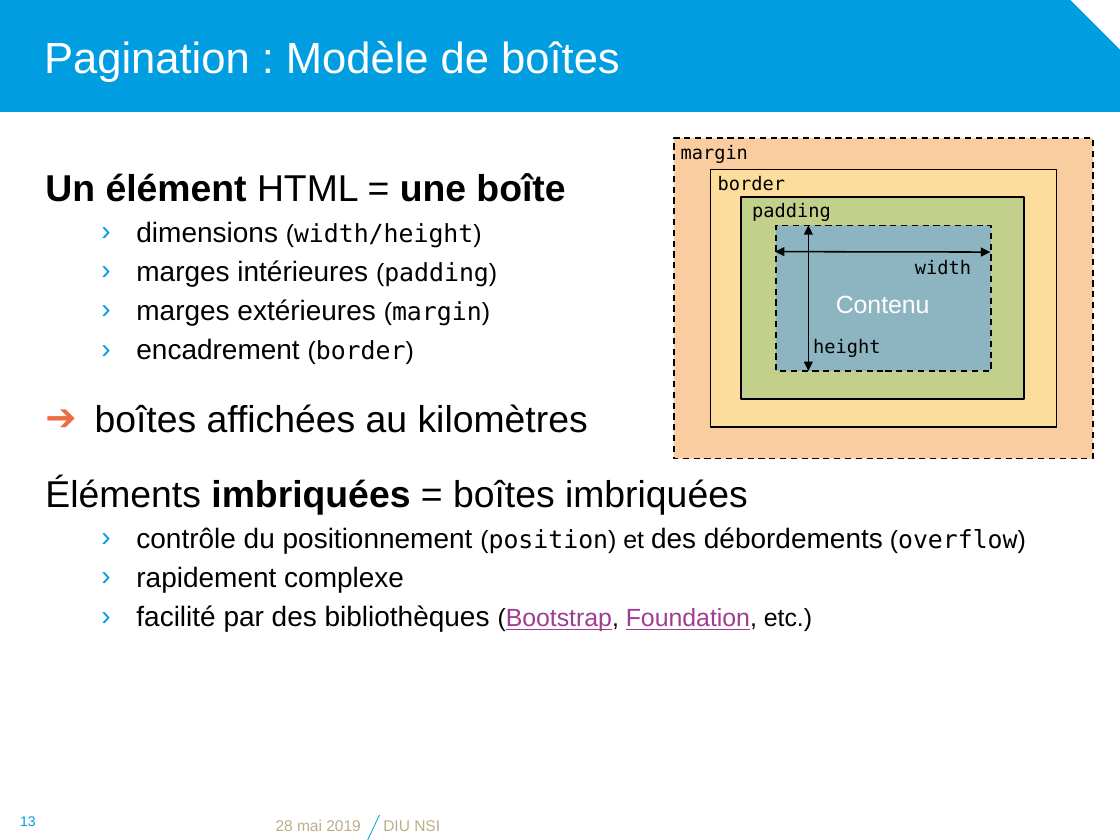
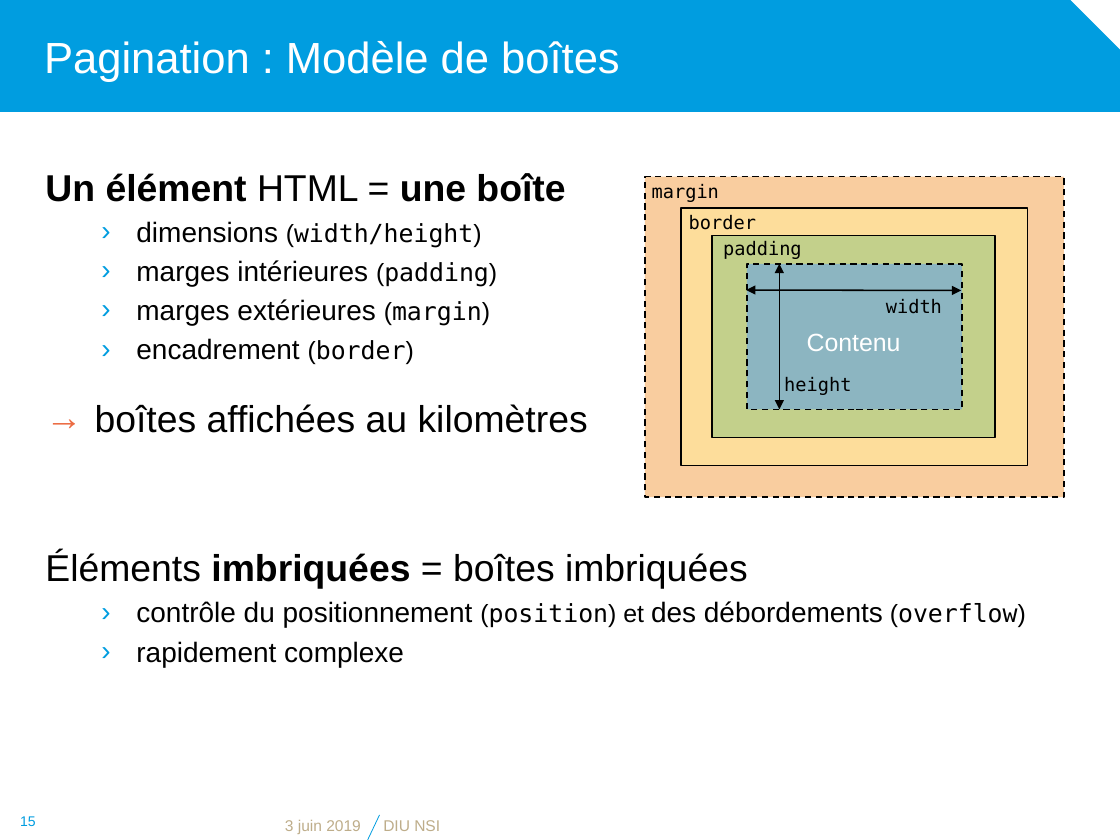
Before and after one commit to diu-uf-bordeaux/bloc1, a slide deck: slide 15 of web/3-CSS/css.pptx (slide 13 before the commit). Drawn at 1120x840 pixels with LibreOffice and Linux fonts; fonts in the diff are those of the drawing; background and template pictures are left out. Boxes give left, top, right and bottom in pixels: in the first picture for what was removed or moved away, otherwise in the second. Text is boxed around its words. In the diff, an @@ line names an element or a change of style, - is before the commit and + after.

```diff
--- a/web/3-CSS/css.pptx
+++ b/web/3-CSS/css.pptx
@@ 6 texts, 4 rectangles, 2 double arrows: place and size @@
-6 texts, 4 rectangles, 2 double arrows at [674, 138, 1093, 458]
+6 texts, 4 rectangles, 2 double arrows at [645, 177, 1064, 497]
@@ text at [136, 605, 812, 631]: paragraph removed @@
-  › facilité par des bibliothèques (Bootstrap, Foundation, etc.)
@@ page number at [20, 816, 36, 826]: text changed @@
-13
+15
@@ text at [285, 820, 361, 834]: text changed @@
-28 mai 2019
+3 juin 2019
```
Also in this commit, not shown: 8 other slides changed, 11 slides added, 5 slides removed, 1 other file.
